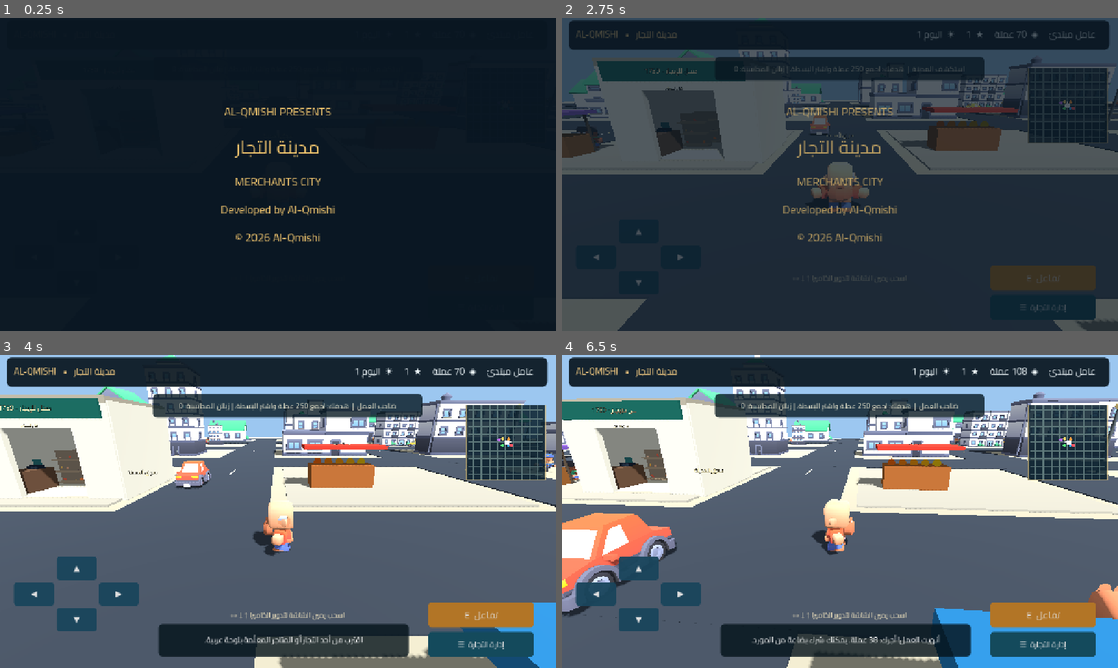
Above: before the commit, frames 1-4 (two rows, left to right).
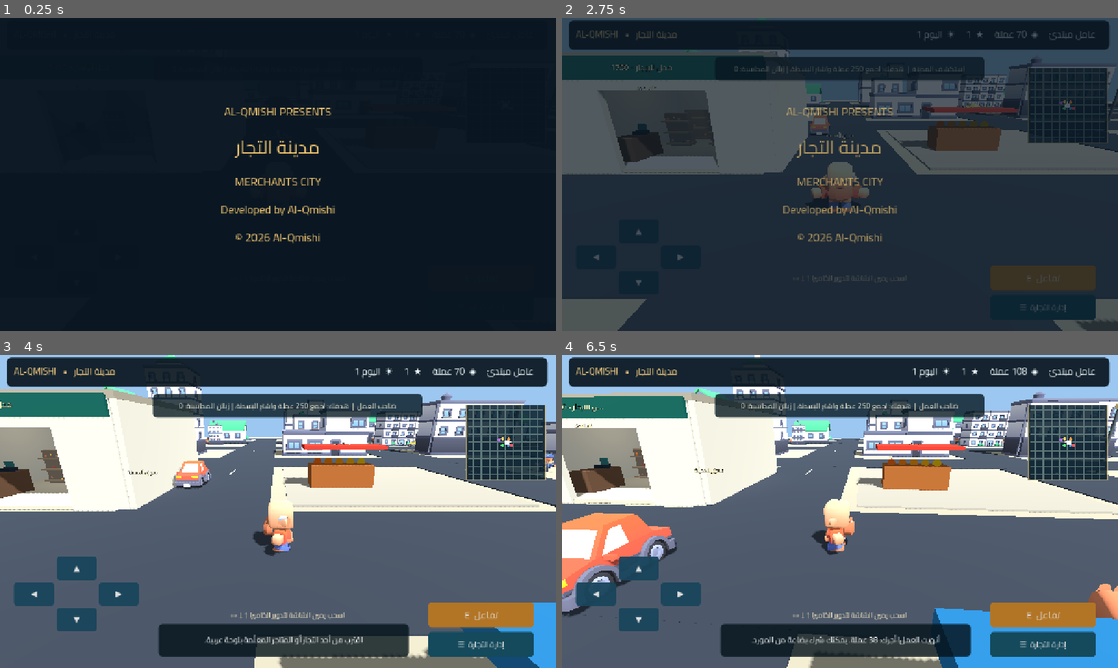
Above: after the commit, the same moments.

Repository: lllbx5ll-crypto/LLLLSLLLL
Game: Godot game, scene res://scenes/Main.tscn
The game is run twice, just before and just after one commit, with the same random seed, the same clock (stepped at 60 frames per second) and the same inputs.
Inputs (mouse positions are in pixels of both pictures, inside the frame that each line leads up to):
- Up to frame 1 (0.25 s): no input
- Up to frame 2 (2.75 s): click "▲" at 0.5 s; click "◀" at 1.25 s; click "▶" at 2 s
- Up to frame 3 (4 s): tap Enter at 2.75 s; move the mouse to (400, 495) at 2.77 s; hold D 2.78-3.5 s; tap E at 2.85 s; click (400, 495) at 2.92 s; drag from (166, 527) to (250, 574) at 3.52 s
- Up to frame 4 (6.5 s): move the mouse to (895, 442) at 4.27 s; hold D 4.28-5 s; tap E at 4.35, 5.85 s; drag from (812, 574) to (673, 464) at 5.02 s; move the mouse to (1006, 558) at 5.77 s; hold A from 5.78 s (still down)

The runs differ from the first frame. In frame 2, 5.6% of the frame differs, in the area x 0-45%, y 10-50%; in frame 3, 4.5%; in frame 4, 5.2%.

Commit message:
Expand supermarket floor and shelves; add interior lights, hide roof indoors, shoppers carry groceries to cashier

Diff:
--- a/scripts/City.gd
+++ b/scripts/City.gd
@@ -31,6 +31,7 @@
 var street_sign: Label3D
 var stall_canvas: Node3D
 var shop_front: Node3D
+var shop_roof: MeshInstance3D
 var wandering_people: Array[Dictionary] = []
 var time: float = 0.0
 var building_count: int = 0
@@ -238,24 +239,24 @@
 	shop_front.position = LOCATIONS["shop"]
 	add_child(shop_front)
 	# The shop is an enterable interior, not a solid cube.
-	_box("Store tiled floor", Vector3(0, 0.14, 0), Vector3(8.2, 0.2, 7.2), Color(0.78, 0.75, 0.66), false, shop_front)
-	_box("Rear wall", Vector3(0, 2.8, -3.5), Vector3(8.2, 5.6, 0.36), Color(0.81, 0.79, 0.72), true, shop_front)
-	_box("Left side wall", Vector3(-4.1, 2.8, 0), Vector3(0.36, 5.6, 7.2), Color(0.81, 0.79, 0.72), true, shop_front)
-	_box("Right side wall", Vector3(4.1, 2.8, 0), Vector3(0.36, 5.6, 7.2), Color(0.81, 0.79, 0.72), true, shop_front)
-	_box("Roof", Vector3(0, 5.65, 0), Vector3(8.4, 0.36, 7.4), Color(0.60, 0.57, 0.50), true, shop_front)
-	_box("Front left", Vector3(-3.1, 2.8, 3.5), Vector3(2.2, 5.6, 0.34), Color(0.81, 0.79, 0.72), true, shop_front)
-	_box("Front right", Vector3(3.1, 2.8, 3.5), Vector3(2.2, 5.6, 0.34), Color(0.81, 0.79, 0.72), true, shop_front)
-	_box("Door lintel", Vector3(0, 4.9, 3.5), Vector3(4.1, 1.4, 0.34), Color(0.81, 0.79, 0.72), true, shop_front)
-	_box("Shop board", Vector3(0, 5.17, 3.74), Vector3(7.7, 1.0, 0.2), Color(0.08, 0.33, 0.29), false, shop_front)
-	business_sign = _sign("محل للإيجار", Vector3(0, 5.2, 3.9), shop_front, 0.008)
-	street_sign = _sign("شارع السوق", Vector3(0, 4.32, 3.9), shop_front, 0.004)
+	_box("Store tiled floor", Vector3(0, 0.14, 0), Vector3(11.6, 0.2, 11.1), Color(0.78, 0.75, 0.66), false, shop_front)
+	_box("Rear wall", Vector3(0, 2.8, -5.5), Vector3(11.6, 5.6, 0.36), Color(0.81, 0.79, 0.72), true, shop_front)
+	_box("Left side wall", Vector3(-5.75, 2.8, 0), Vector3(0.36, 5.6, 11.1), Color(0.81, 0.79, 0.72), true, shop_front)
+	_box("Right side wall", Vector3(5.75, 2.8, 0), Vector3(0.36, 5.6, 11.1), Color(0.81, 0.79, 0.72), true, shop_front)
+	shop_roof = _box("Roof", Vector3(0, 5.65, 0), Vector3(11.9, 0.36, 11.4), Color(0.60, 0.57, 0.50), true, shop_front)
+	_box("Front left", Vector3(-4.1, 2.8, 5.5), Vector3(3.0, 5.6, 0.34), Color(0.81, 0.79, 0.72), true, shop_front)
+	_box("Front right", Vector3(4.1, 2.8, 5.5), Vector3(3.0, 5.6, 0.34), Color(0.81, 0.79, 0.72), true, shop_front)
+	_box("Door lintel", Vector3(0, 4.9, 5.5), Vector3(5.4, 1.4, 0.34), Color(0.81, 0.79, 0.72), true, shop_front)
+	_box("Shop board", Vector3(0, 5.17, 5.75), Vector3(11.1, 1.0, 0.2), Color(0.08, 0.33, 0.29), false, shop_front)
+	business_sign = _sign("محل للإيجار", Vector3(0, 5.2, 5.93), shop_front, 0.008)
+	street_sign = _sign("شارع السوق", Vector3(0, 4.32, 5.93), shop_front, 0.004)
 	# A register with a clear customer-facing checkout lane.
-	_box("Checkout register", Vector3(-2.9, 0.80, 1.8), Vector3(1.25, 1.6, 2.3), Color(0.37, 0.27, 0.20), false, shop_front)
-	_box("Cash register", Vector3(-2.9, 1.68, 1.3), Vector3(0.70, 0.26, 0.55), Color(0.12, 0.16, 0.21), false, shop_front)
-	_box("Register screen", Vector3(-2.9, 1.97, 1.12), Vector3(0.50, 0.47, 0.08), Color(0.17, 0.42, 0.42), false, shop_front)
-	for shelf_index in range(4):
-		var shelf_x: float = -1.6 + float(shelf_index % 2) * 3.4
-		var shelf_z: float = -1.8 + float(shelf_index / 2) * 1.6
+	_box("Checkout register", Vector3(-3.55, 0.80, 3.0), Vector3(1.25, 1.6, 2.3), Color(0.37, 0.27, 0.20), false, shop_front)
+	_box("Cash register", Vector3(-3.55, 1.68, 2.5), Vector3(0.70, 0.26, 0.55), Color(0.12, 0.16, 0.21), false, shop_front)
+	_box("Register screen", Vector3(-3.55, 1.97, 2.32), Vector3(0.50, 0.47, 0.08), Color(0.17, 0.42, 0.42), false, shop_front)
+	for shelf_index in range(6):
+		var shelf_x: float = -3.2 + float(shelf_index % 3) * 3.2
+		var shelf_z: float = -3.4 + float(floori(shelf_index / 3.0)) * 2.5
 		_box("Grocery shelf backing", Vector3(shelf_x, 1.32, shelf_z), Vector3(1.65, 2.65, 0.58), Color(0.57, 0.50, 0.42), false, shop_front)
 		for row_index in range(3):
 			_box("Shelf tier", Vector3(shelf_x, 0.45 + float(row_index) * 0.80, shelf_z + 0.34), Vector3(1.72, 0.09, 0.76), Color(0.67, 0.58, 0.47), false, shop_front)
@@ -265,6 +266,16 @@
 				var food_id: String = food_ids[(shelf_index * 5 + row_index * 4 + column_index) % food_ids.size()]
 				if _licensed_model("food-kit/" + food_id, item_pos, Vector3(0.28, 0.27, 0.28), shop_front) == null:
 					_box("Grocery package", item_pos, Vector3(0.25, 0.29, 0.26), PALETTE[(shelf_index + row_index + column_index) % PALETTE.size()], false, shop_front)
+	# Soft overhead lights help the shop interior feel like a real place.
+	for light_i in [-1, 1]:
+		var lamp := OmniLight3D.new()
+		lamp.name = "InteriorLight"
+		lamp.position = Vector3(float(light_i) * 2.5, 4.7, -0.7)
+		lamp.light_color = Color(1.0, 0.93, 0.81)
+		lamp.light_energy = 0.72
+		lamp.omni_range = 9.0
+		lamp.shadow_enabled = false
+		shop_front.add_child(lamp)
 	_build_vendor(LOCATIONS["rival"], "المنافس - راقب الأسعار", Color(0.62, 0.26, 0.27))
 	_build_vendor(LOCATIONS["delivery"], "التوصيل - مهمات", Color(0.45, 0.32, 0.66))
 	_sign("سوق المدينة", Vector3(0, 2.8, 0), null, 0.004)
@@ -325,6 +336,12 @@
 			_cylinder("Lamp pole", at + Vector3(0, 3.1, 0), 0.13, 6.2, Color(0.31, 0.34, 0.35))
 			_sphere("Lamp light", at + Vector3(0, 6.2, 0), 0.3, Color(1.0, 0.86, 0.54))
 
+func update_shop_roof(player_position: Vector3) -> void:
+	if shop_roof == null:
+		return
+	var delta_pos: Vector3 = player_position - LOCATIONS["shop"]
+	shop_roof.visible = not (absf(delta_pos.x) < 5.6 and absf(delta_pos.z) < 5.4)
+
 func set_ownership(has_stall: bool, has_shop: bool, shop_name: String, road_name: String) -> void:
 	if business_sign != null:
 		business_sign.text = shop_name if has_shop else "محل للإيجار - 1750"
--- a/scripts/CustomerSystem.gd
+++ b/scripts/CustomerSystem.gd
@@ -46,6 +46,8 @@
 		delta_pos.y = 0.0
 		if delta_pos.length() < 0.12:
 			customer["segment"] = segment + 1
+			if segment == 1 and economy.shop_owned and not customer["leaving"]:
+				_carry_product(customer)
 			if int(customer["segment"]) >= route.size():
 				if customer["leaving"]:
 					customers.erase(customer)
@@ -99,9 +101,9 @@
 	var route: Array[Vector3] = []
 	if at_shop:
 		route = [
-			store_center + Vector3(0, 0, 5.6), # enter through front door
-			store_center + Vector3(0.5, 0, -0.9), # choose product at a shelf
-			store_center + Vector3(-1.8, 0, 1.75) # walk up to cashier
+			store_center + Vector3(0, 0, 7.5), # enter through front door
+			store_center + Vector3(1.2, 0, -2.1), # choose product at a shelf
+			store_center + Vector3(-3.0, 0, 3.0 + float(customers.size() % 3) * 0.72) # cashier queue
 		]
 	else:
 		route = [store_center + Vector3(0, 0, 2.3)]
@@ -112,6 +114,31 @@
 	})
 	customer_news.emit("زبون جديد يقترب من %s، توجه إلى المحاسبة." % ("محلك" if at_shop else "بسطتك"))
 	queue_changed.emit()
+
+func _carry_product(customer: Dictionary) -> void:
+	# Once a shopper reaches the shelf, attach a visible grocery item in their hand.
+	var index: int = int(customer["product_index"])
+	var item_id: String = str(economy.product(index)["id"])
+	var shapes := {
+		"bread": "bread", "water": "bottle-oil", "apples": "apple",
+		"rice": "bread", "milk": "bottle-oil", "coffee": "bottle-oil",
+		"phones": "bottle-oil", "shirts": "bag", "tools": "bottle-oil",
+		"dates": "apple", "juice": "bottle-oil", "eggs": "egg"
+	}
+	var model_id: String = shapes.get(item_id, "apple")
+	var path: String = "res://assets/models/food-kit/" + model_id + ".glb"
+	if not ResourceLoader.exists(path):
+		return
+	var model: Resource = load(path)
+	if not model is PackedScene:
+		return
+	var actor: Node3D = customer["actor"]
+	var prop: Node3D = (model as PackedScene).instantiate()
+	prop.name = "SelectedProduct"
+	actor.add_child(prop)
+	prop.position = Vector3(0.38, 1.10, -0.27)
+	preload("res://scripts/ModelFit.gd").product(prop, 0.30)
+	customer["held_product"] = prop
 
 func waiting_count() -> int:
 	var count: int = 0
@@ -139,8 +166,10 @@
 			return result
 		customer["ready"] = false
 		customer["leaving"] = true
+		if customer.has("held_product") and is_instance_valid(customer["held_product"]):
+			(customer["held_product"] as Node).queue_free()
 		var entrance: Vector3 = city.LOCATIONS["shop"] if economy.shop_owned else city.LOCATIONS["stall"]
-		customer["route"] = [entrance + Vector3(1, 0, 6), entrance + Vector3(9, 0, 10)]
+		customer["route"] = [entrance + Vector3(1, 0, 7.5), entrance + Vector3(9, 0, 10)]
 		customer["segment"] = 0
 		queue_changed.emit()
 		return "المحاسبة تمت! الزبون استلم %s. %s" % [economy.product(idx)["name"], result]
--- a/scripts/Game.gd
+++ b/scripts/Game.gd
@@ -87,6 +87,7 @@
 	camera.global_position = camera.global_position.lerp(target, minf(1.0, delta * 7.5))
 	camera.look_at(avatar.global_position + Vector3(0, 1.45, 0))
 	avatar.camera_yaw = orbit_yaw
+	city.update_shop_roof(avatar.global_position)
 	var move := Vector2(float(direction_keys["right"]) - float(direction_keys["left"]), float(direction_keys["down"]) - float(direction_keys["up"]))
 	avatar.touch_move = move.normalized()
 	# Footsteps are triggered by distance travelled, not frame rate.
